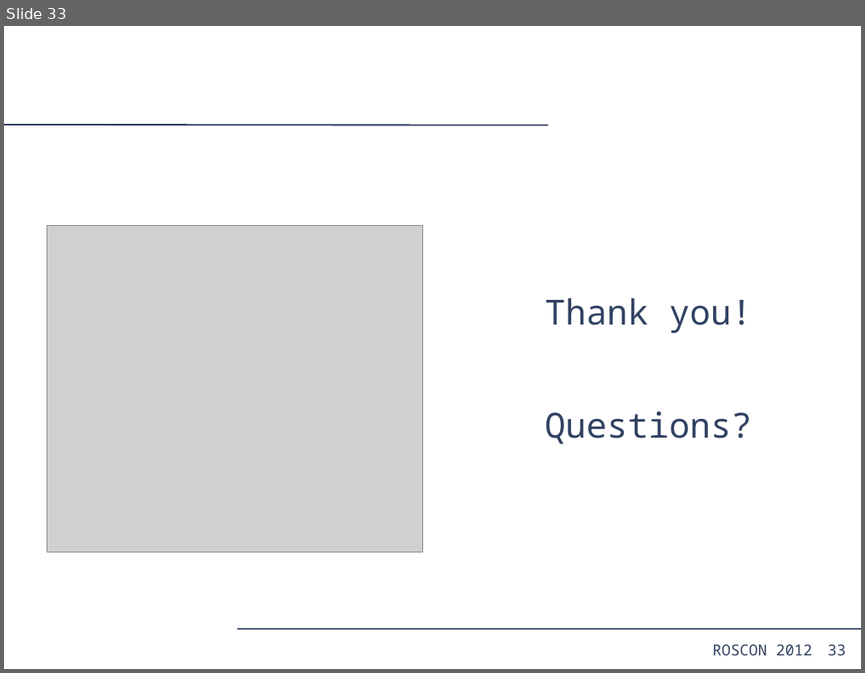
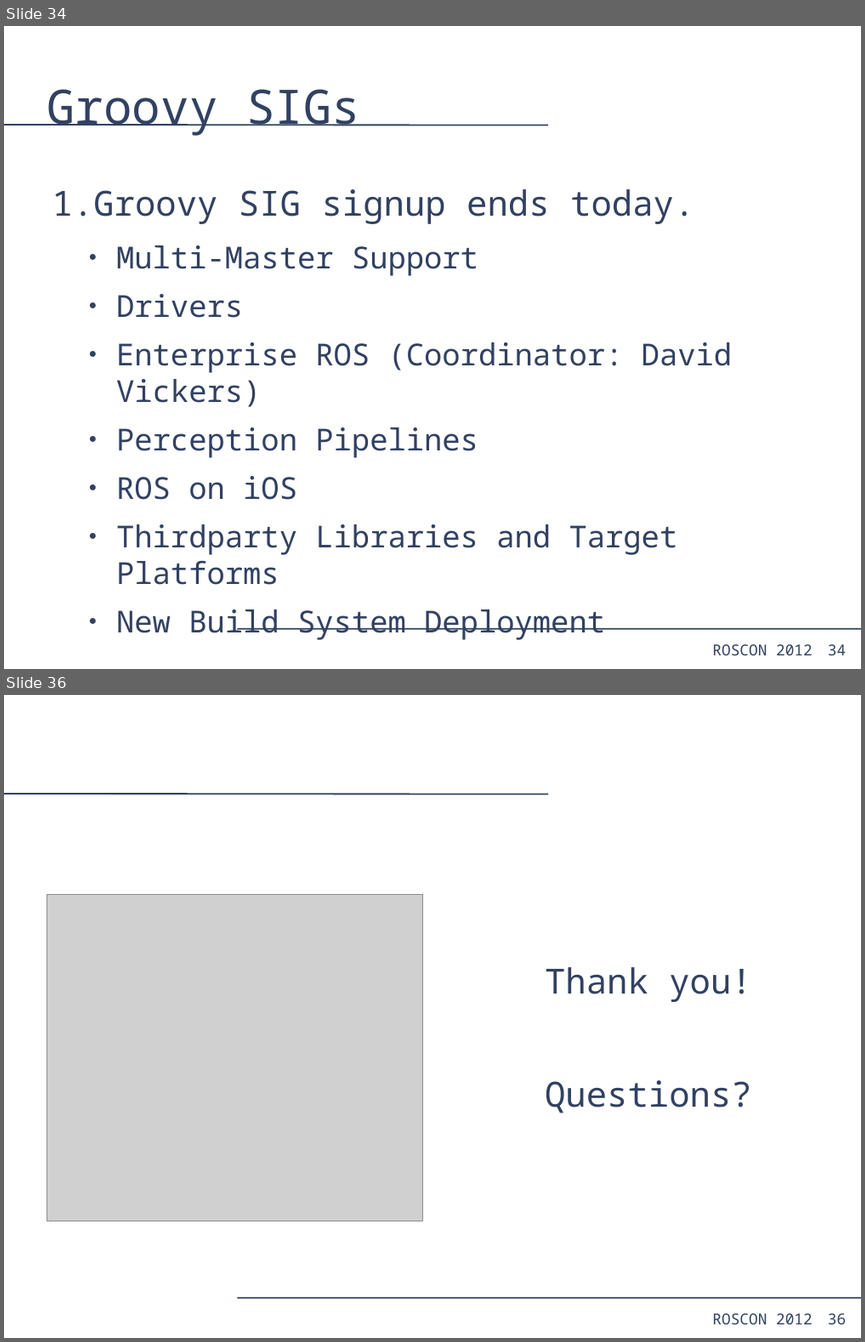
Before and after one commit to PR2/pr2_docs, a slide deck: pr2_training_workshop/tf/roscon_tf.odp. Shown one above the other, each under a label of ours: slide 33 before the commit, slides 34 and 36 after it; the slides between them are not shown. The pictures are 865x673 and 865x1342 pixels, drawn with LibreOffice and Linux fonts; fonts in the diff are those of the drawing; grey boxes stand for pictures. Boxes give left, top, right and bottom in pixels: in the first picture for what was removed or moved away, otherwise in the second. Text is boxed around its words. In the diff, an @@ line names an element or a change of style, - is before the commit and + after.

```diff
--- a/pr2_training_workshop/tf/roscon_tf.odp
+++ b/pr2_training_workshop/tf/roscon_tf.odp
@@ slide 34 added at (x1=4, y1=26, x2=861, y2=669), background #FFFFFF; not listed: 4 template elements that a slide beside it also shows @@
@@ title added at (x1=46, y1=89, x2=360, y2=136), 44 pt, text #314162 @@
+Groovy SIGs
@@ text added at (x1=52, y1=189, x2=732, y2=640), 28 pt, text #314162 @@
+1. Groovy SIG signup ends today.
+  ● Multi-Master Support
+  ● Drivers
+  ● Enterprise ROS (Coordinator: David Vickers)
+  ● Perception Pipelines
+  ● ROS on iOS
+  ● Thirdparty Libraries and Target Platforms
+  ● New Build System Deployment
@@ what was slide 33 is now slide 36 @@
@@ page number at (x1=828, y1=1313, x2=846, y2=1324): text changed @@
-33
+36
```
Also in this commit, not shown: 1 slide changed, 2 other slides added.
